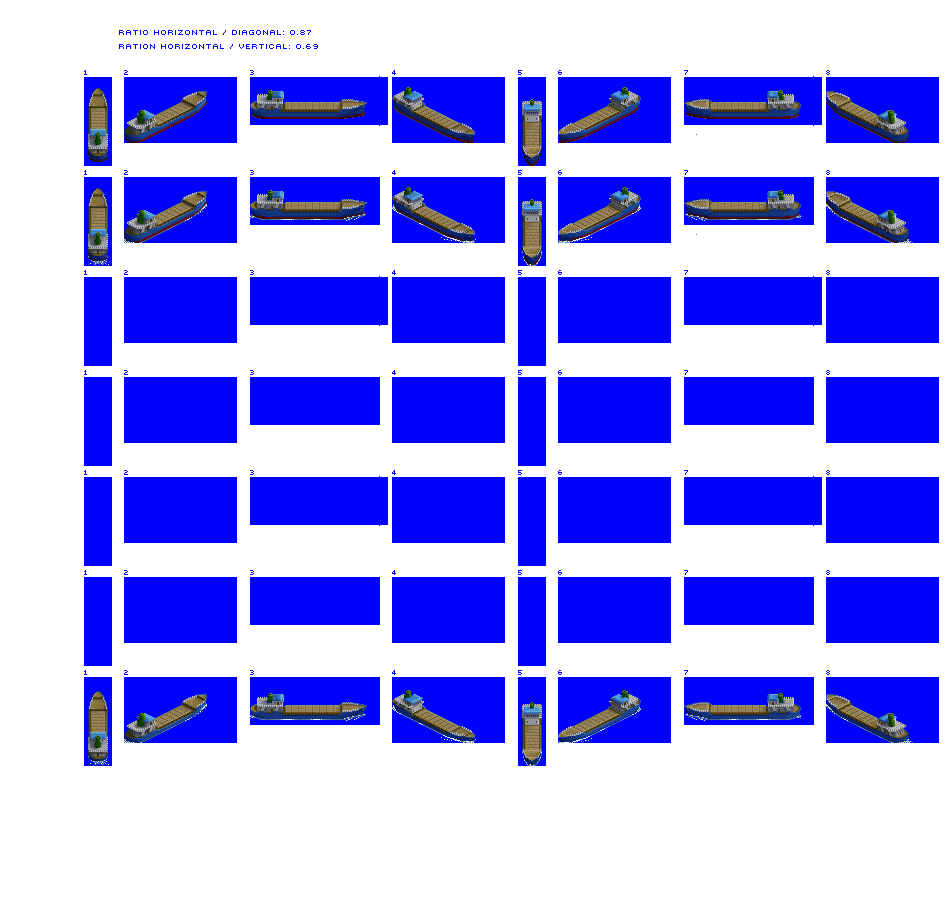
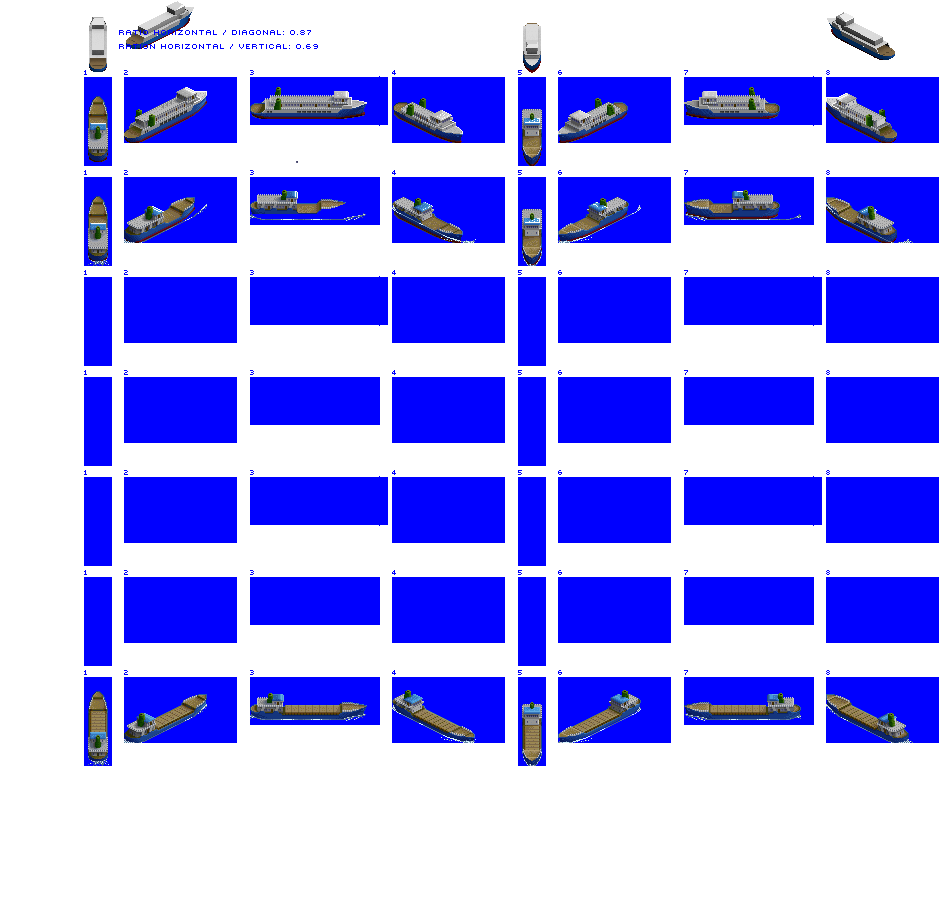
Revision of a layered w=950, h=900 image; what changed, layer by layer:
added layer "Vehicle Ferry unloaded" above "Coaster unloaded" over (88, 1, 897, 247)
hid "Coaster unloaded" over (88, 87, 909, 247)
